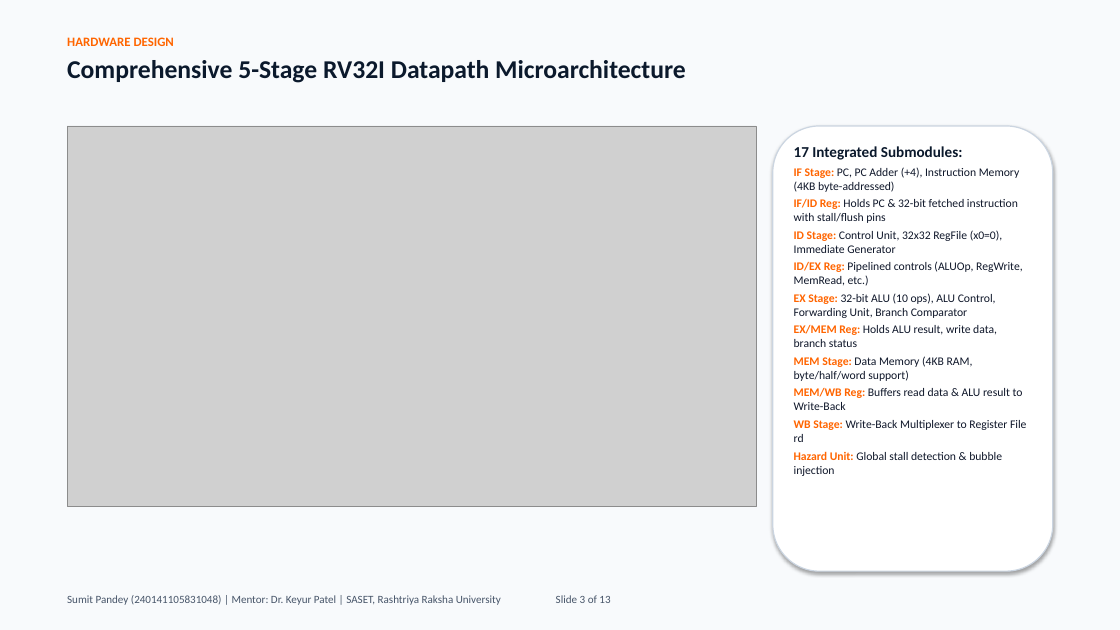
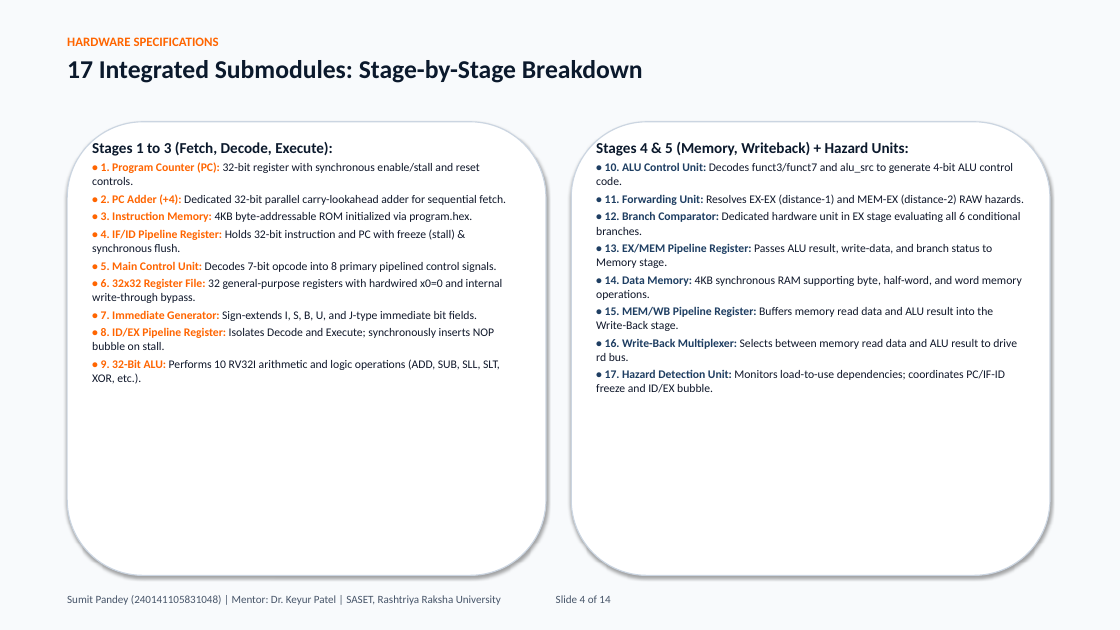
Before and after one commit to Sumit14092004/RISCV-RV32ISA, a slide deck: slide 4 of docs/RISCV_RV32I_Processor_Presentation.pptx (slide 3 before the commit). Drawn at 1120x630 pixels with LibreOffice and Linux fonts; fonts in the diff are those of the drawing; grey boxes stand for pictures. Boxes give left, top, right and bottom in pixels: in the first picture for what was removed or moved away, otherwise in the second. Text is boxed around its words. In the diff, an @@ line names an element or a change of style, - is before the commit and + after.

```diff
--- a/docs/RISCV_RV32I_Processor_Presentation.pptx
+++ b/docs/RISCV_RV32I_Processor_Presentation.pptx
@@ text at (67,37,643,83): text changed @@
-HARDWARE DESIGN
-Comprehensive 5-Stage RV32I Datapath Microarchitecture
+HARDWARE SPECIFICATIONS
+17 Integrated Submodules: Stage-by-Stage Breakdown
@@ picture removed at (67,126,756,507) @@
@@ rounded rectangle added at (67,122,546,576), fill #FFFFFF, outline #CBD5E1 1 pt @@
@@ text added at (92,140,506,384), 10 pt, text #0F172A @@
+Stages 1 to 3 (Fetch, Decode, Execute):
+• 1. Program Counter (PC): 32-bit register with synchronous enable/stall and reset controls.
+• 2. PC Adder (+4): Dedicated 32-bit parallel carry-lookahead adder for sequential fetch.
+• 3. Instruction Memory: 4KB byte-addressable ROM initialized via program.hex.
+• 4. IF/ID Pipeline Register: Holds 32-bit instruction and PC with freeze (stall) & synchronous flush.
+• 5. Main Control Unit: Decodes 7-bit opcode into 8 primary pipelined control signals.
+• 6. 32x32 Register File: 32 general-purpose registers with hardwired x0=0 and internal write-through bypass.
+• 7. Immediate Generator: Sign-extends I, S, B, U, and J-type immediate bit fields.
+• 8. ID/EX Pipeline Register: Isolates Decode and Execute; synchronously inserts NOP bubble on stall.
+• 9. 32-Bit ALU: Performs 10 RV32I arithmetic and logic operations (ADD, SUB, SLL, SLT, XOR, etc.).
@@ rounded rectangle: place and size @@
-rounded rectangle at (773,126,1053,571)
+rounded rectangle at (571,122,1050,576)
@@ text added at (596,140,1024,393), 10 pt, text #0F172A @@
+Stages 4 & 5 (Memory, Writeback) + Hazard Units:
+• 10. ALU Control Unit: Decodes funct3/funct7 and alu_src to generate 4-bit ALU control code.
+• 11. Forwarding Unit: Resolves EX-EX (distance-1) and MEM-EX (distance-2) RAW hazards.
+• 12. Branch Comparator: Dedicated hardware unit in EX stage evaluating all 6 conditional branches.
+• 13. EX/MEM Pipeline Register: Passes ALU result, write-data, and branch status to Memory stage.
+• 14. Data Memory: 4KB synchronous RAM supporting byte, half-word, and word memory operations.
+• 15. MEM/WB Pipeline Register: Buffers memory read data and ALU result into the Write-Back stage.
+• 16. Write-Back Multiplexer: Selects between memory read data and ALU result to drive rd bus.
+• 17. Hazard Detection Unit: Monitors load-to-use dependencies; coordinates PC/IF-ID freeze and ID/EX bubble.
@@ text removed at (794,146,1026,476) @@
-17 Integrated Submodules:
-IF Stage: PC, PC Adder (+4), Instruction Memory (4KB byte-addressed)
-IF/ID Reg: Holds PC & 32-bit fetched instruction with stall/flush pins
-ID Stage: Control Unit, 32x32 RegFile (x0=0), Immediate Generator
-ID/EX Reg: Pipelined controls (ALUOp, RegWrite, MemRead, etc.)
-EX Stage: 32-bit ALU (10 ops), ALU Control, Forwarding Unit, Branch Comparator
-EX/MEM Reg: Holds ALU result, write data, branch status
-MEM Stage: Data Memory (4KB RAM, byte/half/word support)
-MEM/WB Reg: Buffers read data & ALU result to Write-Back
-WB Stage: Write-Back Multiplexer to Register File rd
-Hazard Unit: Global stall detection & bubble injection
@@ text at (67,595,610,605): text changed @@
-Sumit Pandey (240141105831048) | Mentor: Dr. Keyur Patel | SASET, Rashtriya Raksha University Slide 3 of 13
+Sumit Pandey (240141105831048) | Mentor: Dr. Keyur Patel | SASET, Rashtriya Raksha University Slide 4 of 14
```
Also in this commit, not shown: 11 other slides changed, 1 slide added, 15 other files.
